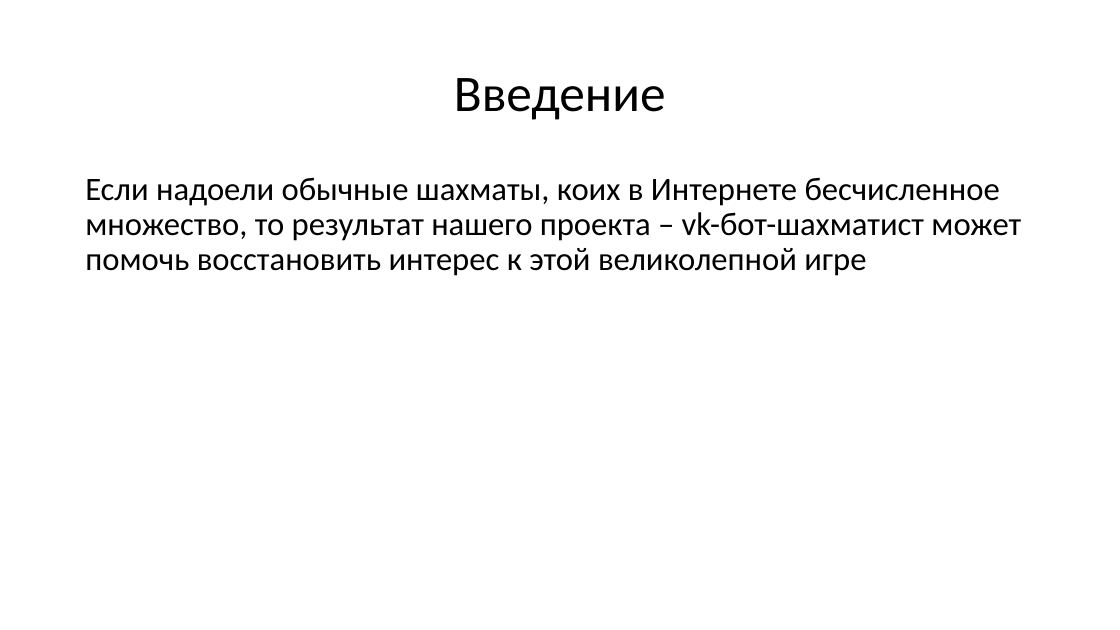
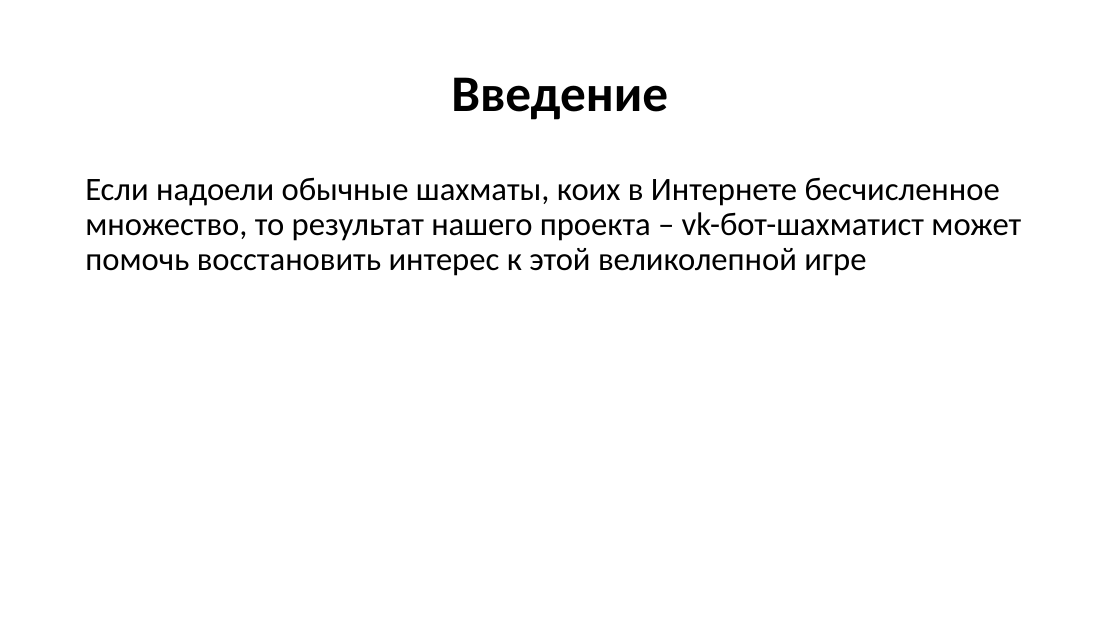
Before and after one commit to golimghostpy/Chess_Bot, a slide deck: slide 2 of docs/Презентация.pptx. Drawn at 1120x630 pixels with LibreOffice and Linux fonts; fonts in the diff are those of the drawing. Boxes give left, top, right and bottom in pixels: in the first picture for what was removed or moved away, otherwise in the second. Text is boxed around its words. In the diff, an @@ line names an element or a change of style, - is before the commit and + after.

```diff
--- a/docs/Презентация.pptx
+++ b/docs/Презентация.pptx
@@ title "Введение" at bbox=[451, 77, 668, 120]: bold on @@
```
Also in this commit, not shown: 3 other slides changed, 3 other files.
